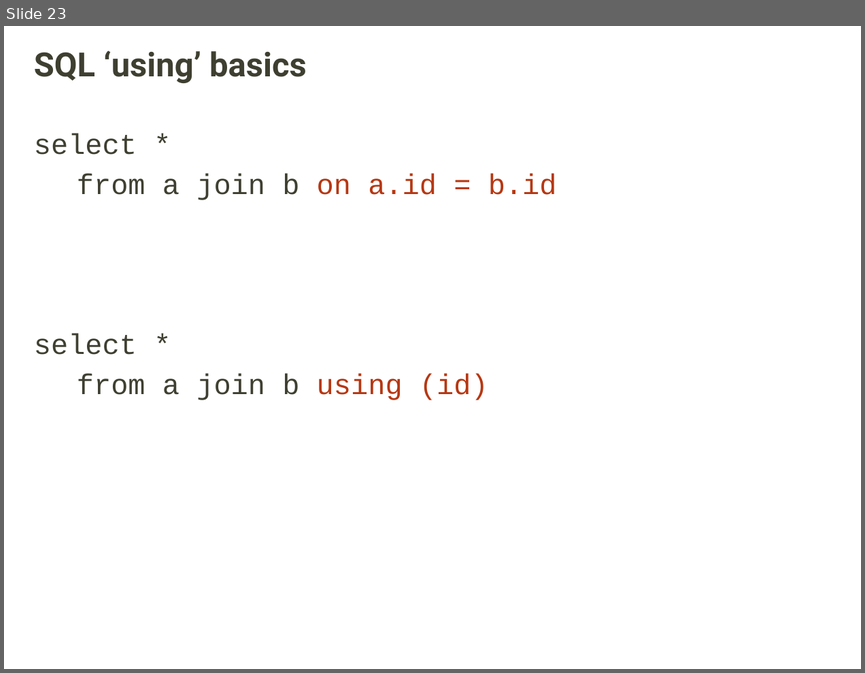
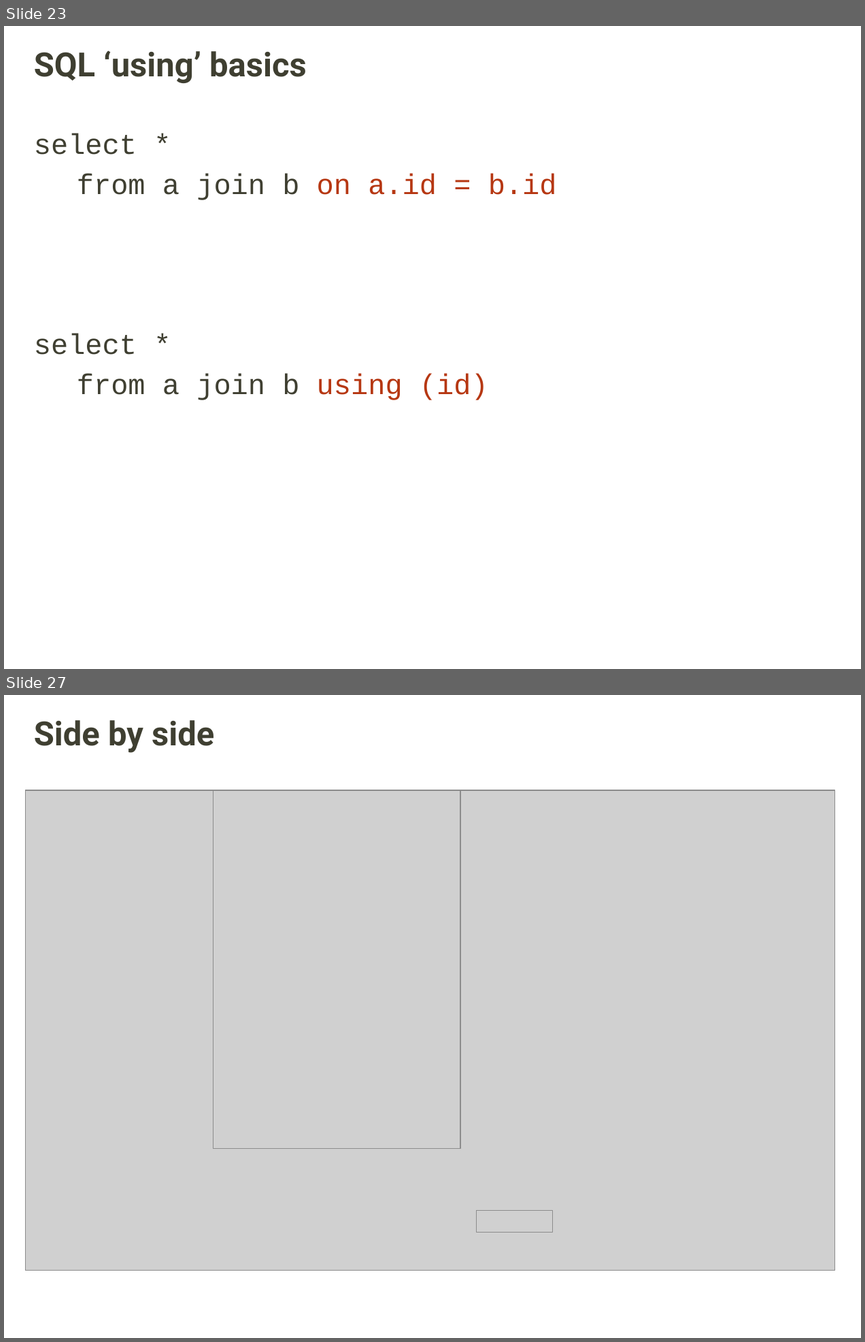
Before and after one commit to thepler/using-using-with-with, a slide deck: using-using-with-with.pptx. Shown one above the other, each under a label of ours: slide 23 before the commit, slides 23 and 27 after it; the slides between them are not shown. The pictures are 865x673 and 865x1342 pixels, drawn with LibreOffice and Linux fonts; fonts in the diff are those of the drawing; grey boxes stand for pictures; background and template pictures are left out. Boxes give left, top, right and bottom in pixels: in the first picture for what was removed or moved away, otherwise in the second. Text is boxed around its words. In the diff, an @@ line names an element or a change of style, - is before the commit and + after.

```diff
--- a/using-using-with-with.pptx
+++ b/using-using-with-with.pptx
@@ slide 27 added at (x1=4, y1=695, x2=861, y2=1338), background picture (left out) @@
@@ title added at (x1=34, y1=720, x2=214, y2=753), 28 pt, text #3F3F32, bold @@
+Side by side
@@ picture added at (x1=26, y1=790, x2=834, y2=1270) @@
@@ picture added at (x1=213, y1=790, x2=460, y2=1149) @@
@@ picture added at (x1=476, y1=1210, x2=552, y2=1232) @@
```
Also in this commit, not shown: 4 other slides added.
